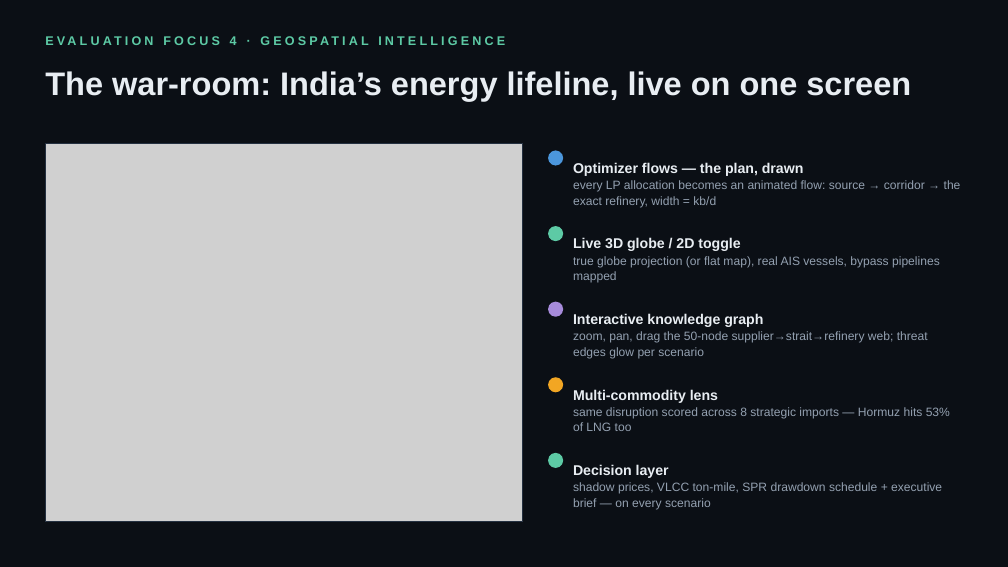
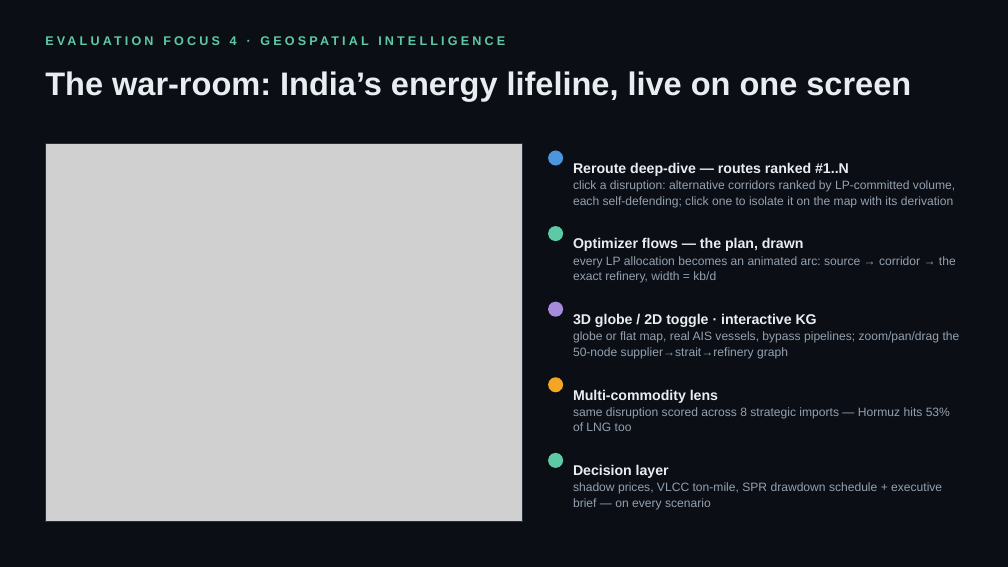
Before and after one commit to PureGenius369/Karnadhar, a slide deck: slide 10 of deliverables/KARNADHAR_Deck.pptx. Drawn at 1008x567 pixels with LibreOffice and Linux fonts; fonts in the diff are those of the drawing; grey boxes stand for pictures. Boxes give left, top, right and bottom in pixels: in the first picture for what was removed or moved away, otherwise in the second. Text is boxed around its words. In the diff, an @@ line names an element or a change of style, - is before the commit and + after.

```diff
--- a/deliverables/KARNADHAR_Deck.pptx
+++ b/deliverables/KARNADHAR_Deck.pptx
@@ text at (573,162,955,207): text changed @@
-Optimizer flows — the plan, drawn
-every LP allocation becomes an animated flow: source → corridor → the exact refinery, width = kb/d
+Reroute deep-dive — routes ranked #1..N
+click a disruption: alternative corridors ranked by LP-committed volume, each self-defending; click one to isolate it on the map with its derivation
@@ text at (573,237,956,283): text changed @@
-Live 3D globe / 2D toggle
-true globe projection (or flat map), real AIS vessels, bypass pipelines mapped
+Optimizer flows — the plan, drawn
+every LP allocation becomes an animated arc: source → corridor → the exact refinery, width = kb/d
@@ text at (573,313,960,358): text changed @@
-Interactive knowledge graph
-zoom, pan, drag the 50-node supplier→strait→refinery web; threat edges glow per scenario
+3D globe / 2D toggle · interactive KG
+globe or flat map, real AIS vessels, bypass pipelines; zoom/pan/drag the 50-node supplier→strait→refinery graph
```
Also in this commit, not shown: 1 other slide changed, 17 other files.
